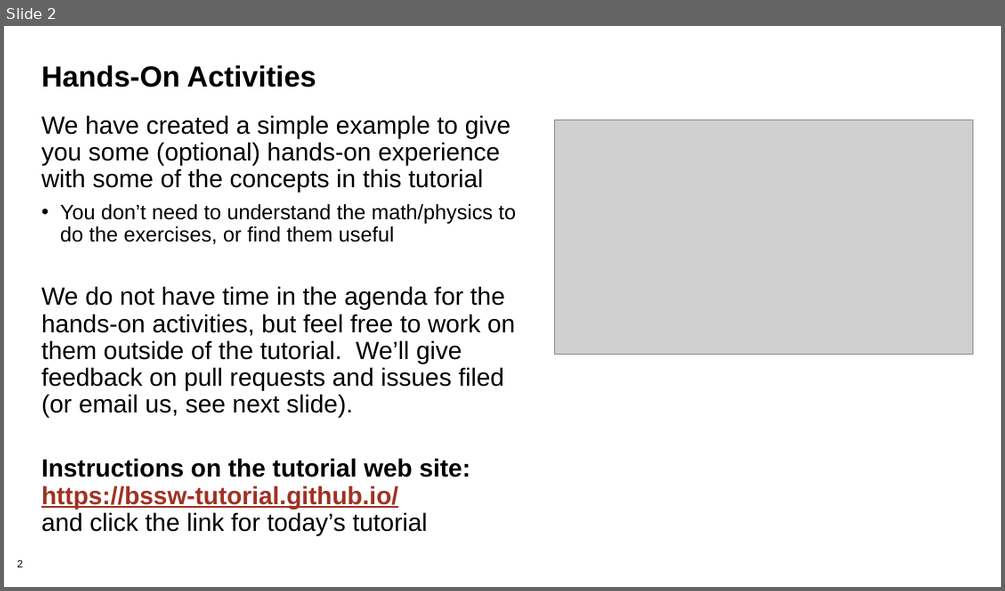
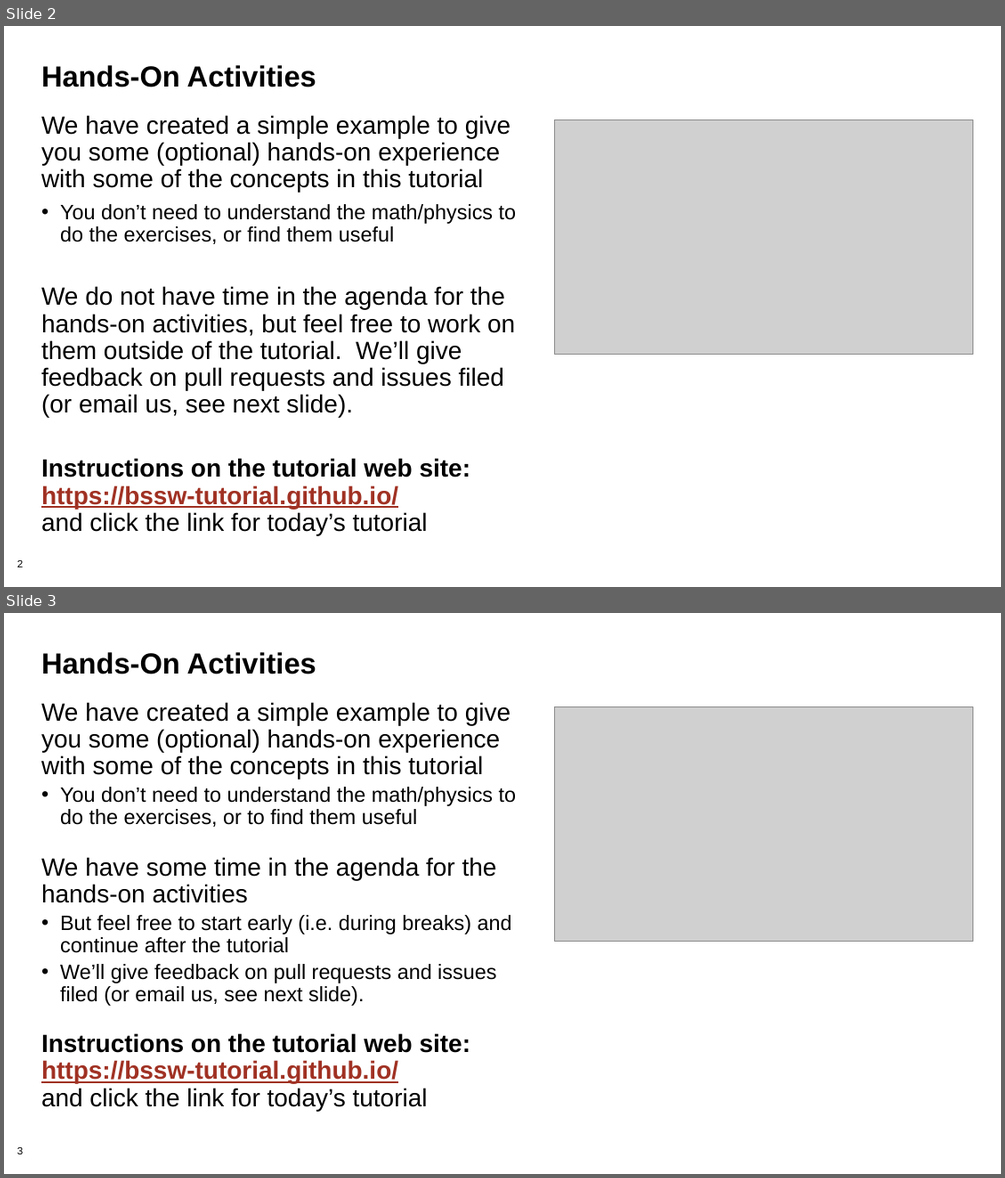
Before and after one commit to bssw-tutorial/presentations, a slide deck: intro-extra.pptx. Shown one above the other, each under a label of ours: slide 2 before the commit, slides 2 and 3 after it. The pictures are 1005x591 and 1005x1178 pixels, drawn with LibreOffice and Linux fonts; fonts in the diff are those of the drawing; grey boxes stand for pictures; background and template pictures are left out. Boxes give left, top, right and bottom in pixels: in the first picture for what was removed or moved away, otherwise in the second. Text is boxed around its words. In the diff, an @@ line names an element or a change of style, - is before the commit and + after.

```diff
--- a/intro-extra.pptx
+++ b/intro-extra.pptx
@@ slide 3 added at [4, 613, 1001, 1174], background #FFFFFF; not listed: 1 template element that a slide beside it also shows @@
@@ title added at [41, 652, 316, 674], 28 pt, text #000000, bold @@
+Hands-On Activities
@@ text added at [41, 702, 516, 1111], 24 pt, text #000000 @@
+We have created a simple example to give you some (optional) hands-on experience with some of the concepts in this tutorial
+• You don’t need to understand the math/physics to do the exercises, or to find them useful
+We have some time in the agenda for the hands-on activities
+• But feel free to start early (i.e. during breaks) and continue after the tutorial
+• We’ll give feedback on pull requests and issues filed (or email us, see next slide).
+Instructions on the tutorial web site: https://bssw-tutorial.github.io/
+and click the link for today’s tutorial
@@ picture added at [554, 706, 973, 941] @@
```
Also in this commit, not shown: 1 other slide added, 7 other files.
